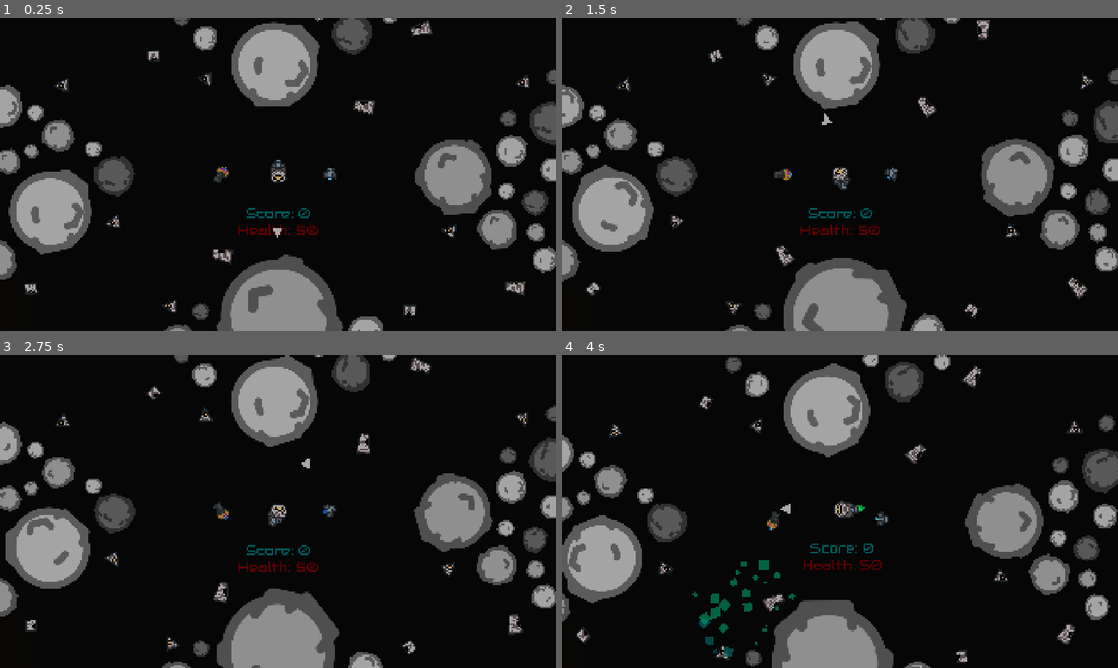
Above: before the commit, frames 1-4 (two rows, left to right).
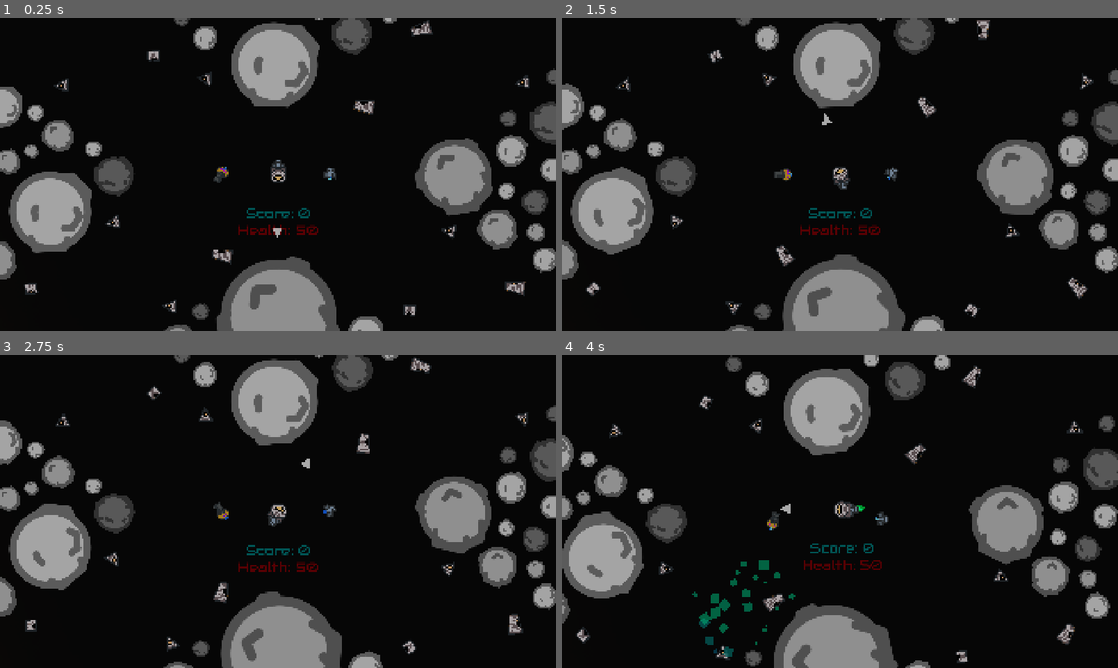
Above: after the commit, the same moments.

Repository: Leeway001Write/melonJam6
Game: Godot game, scene res://Levels/world.tscn
Same seed, same stepped clock (60 frames per second), same inputs: the game is played once before the commit and once after it.
Inputs:
- Up to frame 1 (0.25 s): no input
- Up to frame 2 (1.5 s): hold D (right) 0.53-1.28 s; hold Space (fire) 0.53-1.28 s; hold A (left) from 1.28 s (still down); tap Space (fire) at 1.35 s
- Up to frame 3 (2.75 s): release A (left) at 2.03 s; hold D (right) from 2.03 s (still down); hold Space (fire) from 2.03 s (still down)
- Up to frame 4 (4 s): release D (right) at 2.78 s; release Space (fire) at 2.78 s; hold W (forward) 2.78-3.53 s; tap Space (fire) at 2.85 s; hold A (left) from 3.53 s (still down); hold Space (fire) from 3.53 s (still down)

The runs differ from the first frame. In frame 1, 1.1% of the frame differs, in the area x 0-100%, y 0-100%; in frame 2, 3.6%; in frame 3, 4.4%; in frame 4, 4.4%.

Commit message:
Changed asteroid rotation

Diff:
--- a/escape-from-greenland/Scripts/asteroid.gd
+++ b/escape-from-greenland/Scripts/asteroid.gd
@@ -1,6 +1,6 @@
 extends CharacterBody2D
 
-@export var rot_range = Vector2(-1, 1) # Min and max rotation
+@export var rot_range = Vector2(-0.3, 0.3) # Min and max rotation
 
 @onready var rot_speed = randf_range(rot_range.x, rot_range.y)
 @onready var asteroid_sprites = [$Asteroid1, $Asteroid2, $Asteroid3]
